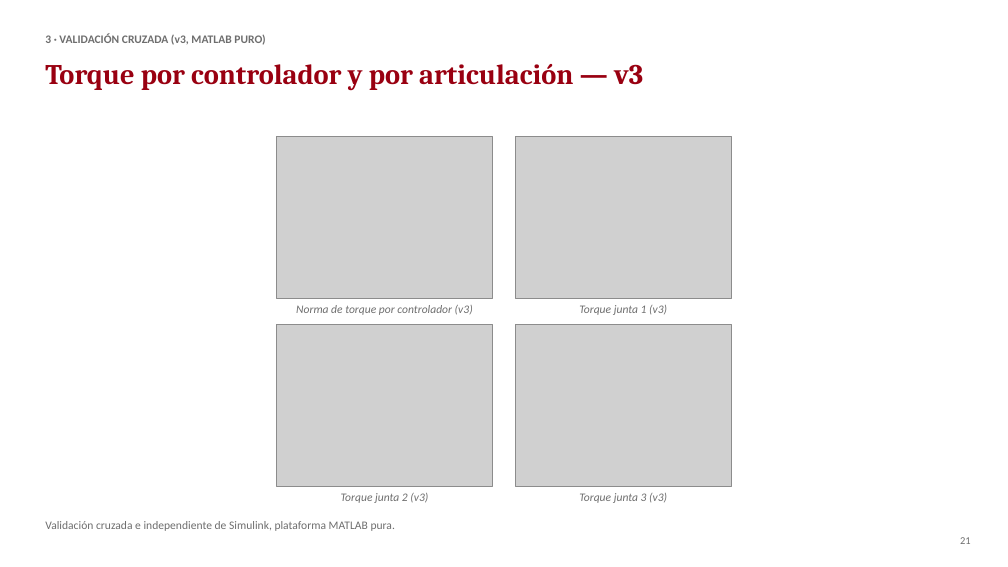
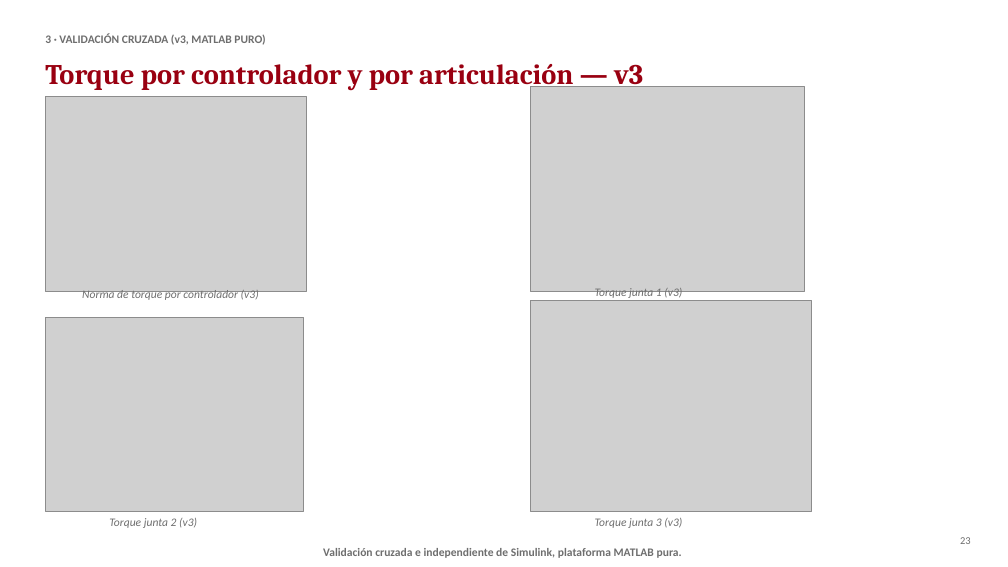
Before and after one commit to webconceptos/Robotica3GDL, a slide deck: slide 23 of 04_presentacion/PPT_Trabajo_Final_Robot_3GDL.pptx (slide 21 before the commit). Drawn at 1008x567 pixels with LibreOffice and Linux fonts; fonts in the diff are those of the drawing; grey boxes stand for pictures. Boxes give left, top, right and bottom in pixels: in the first picture for what was removed or moved away, otherwise in the second. Text is boxed around its words. In the diff, an @@ line names an element or a change of style, - is before the commit and + after.

```diff
--- a/04_presentacion/PPT_Trabajo_Final_Robot_3GDL.pptx
+++ b/04_presentacion/PPT_Trabajo_Final_Robot_3GDL.pptx
@@ picture: place and size @@
-picture at box(516, 136, 732, 298)
+picture at box(531, 86, 805, 291)
@@ picture: place and size @@
-picture at box(277, 136, 493, 298)
+picture at box(45, 96, 306, 292)
@@ text "Norma de torque por controlador ...": place and size @@
-text "Norma de torque por controlador ..." at box(296, 305, 473, 315)
+text "Norma de torque por controlador ..." at box(82, 289, 259, 302)
@@ text "Torque junta 1 (v3)": place and size @@
-text "Torque junta 1 (v3)" at box(579, 305, 667, 315)
+text "Torque junta 1 (v3)" at box(595, 288, 682, 300)
@@ picture: place and size @@
-picture at box(277, 324, 493, 486)
+picture at box(45, 318, 304, 511)
@@ picture: place and size @@
-picture at box(516, 324, 732, 486)
+picture at box(531, 300, 812, 511)
@@ text "Torque junta 2 (v3)": place and size @@
-text "Torque junta 2 (v3)" at box(341, 493, 428, 503)
+text "Torque junta 2 (v3)" at box(109, 518, 197, 528)
@@ text "Torque junta 3 (v3)": place and size @@
-text "Torque junta 3 (v3)" at box(579, 493, 667, 503)
+text "Torque junta 3 (v3)" at box(595, 518, 682, 528)
@@ text "Validación cruzada e independiente de ...": place and size @@
-text "Validación cruzada e independiente de ..." at box(45, 521, 395, 531)
+text "Validación cruzada e independiente de ..." at box(323, 548, 682, 558)
@@ text "Validación cruzada e independiente de ..." at box(323, 548, 682, 558): bold on; alignment left to centre @@
```
Also in this commit, not shown: 24 other slides changed, 3 slides added, 1 other file.
